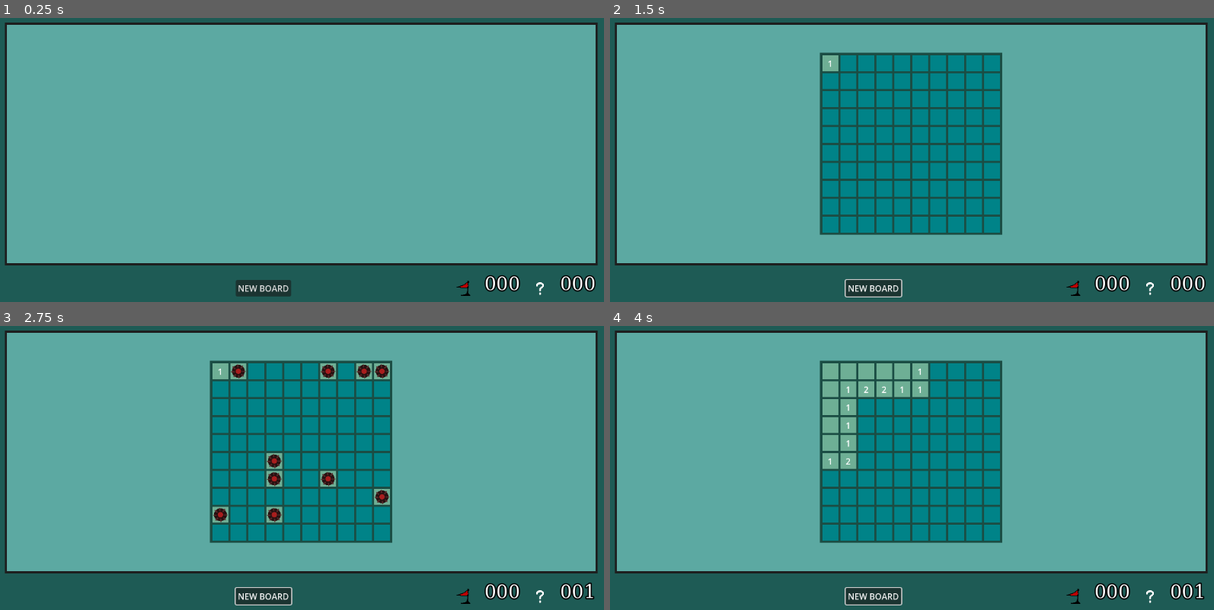
Above: before the commit, frames 1-4 (two rows, left to right).
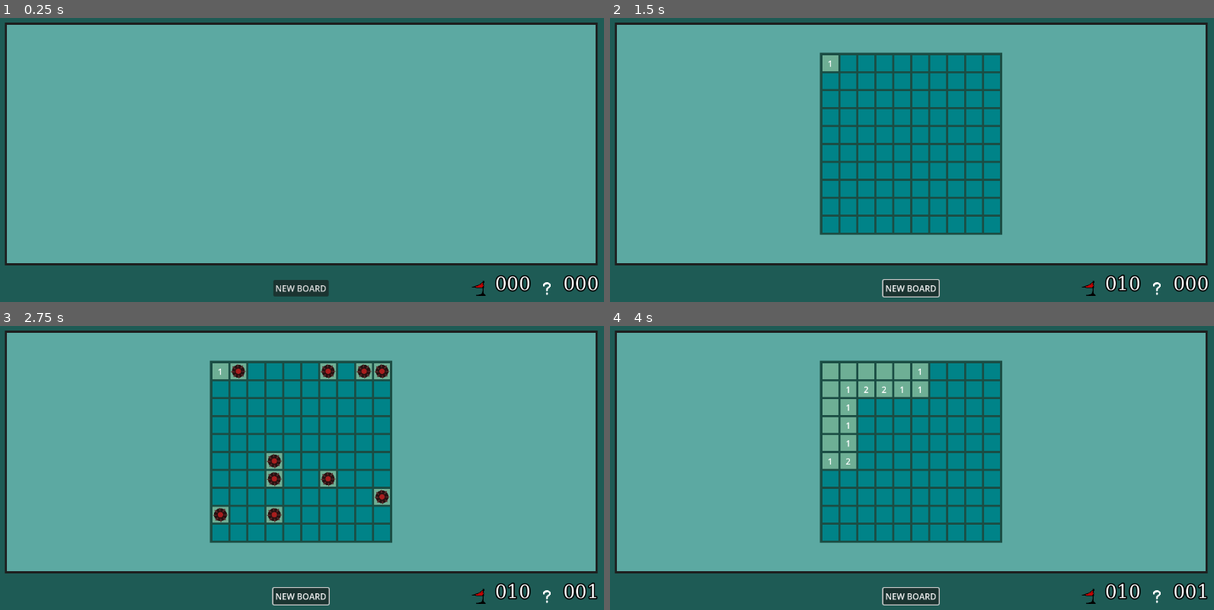
Above: after the commit, the same moments.

Repository: yuris2024/minesweeper
Game: Godot game, scene res://GameManager.tscn
The game is run twice, just before and just after one commit, with the same random seed, the same clock (stepped at 60 frames per second) and the same inputs.
Inputs (mouse positions are in pixels of both pictures, inside the frame that each line leads up to):
- Up to frame 1 (0.25 s): no input
- Up to frame 2 (1.5 s): click "NEW BOARD" at 0.5 s; click "1" at 1.25 s
- Up to frame 3 (2.75 s): click (235, 371) at 2.02 s
- Up to frame 4 (4 s): click "NEW BOARD" at 2.75 s; click (827, 371) at 3.5 s

The runs differ from the first frame. In frame 1, 1.5% of the frame differs, in the area x 39-100%, y 90-99%; in frame 2, 1.6%, in the area x 38-100%, y 90-99%; in frame 3, 1.6%; in frame 4, 1.6%.

Commit message:
Implement flag counter

Diff:
--- a/GameBoard.gd
+++ b/GameBoard.gd
@@ -7,9 +7,11 @@
 var board_mines = []
 var is_populated: bool = false
 var cell_scene: PackedScene = preload("res://cell.tscn")
-var open_cells = 0
-var game_lost = false
+var open_cells: int = 0
+var game_lost: bool = false
 @onready var gridcontainer_path = $ColorRect/GridContainer
+
+signal flagged2
 
 # Called when the node enters the scene tree for the first time.
 func _ready():
@@ -79,13 +81,15 @@
 			# Avoid going out of grid's bounds:
 			if !((i < 0) or (j < 0) or (i > grid_rows - 1) or (j > grid_cols - 1)):
 				var adjacent_cell = $ColorRect/GridContainer.get_child(get_cell_index(Vector2(i,j)))
-				if (adjacent_cell.is_mine): count += 1
-	if (cell.is_mine): count -= 1
+				if adjacent_cell.is_mine: count += 1
+	if cell.is_mine: count -= 1
 	return count
+
 
 func set_qk_reveal_and_mines():
 	for i in (grid_cols * grid_rows):
 		var cell = $ColorRect/GridContainer.get_child(i-1)
+		cell.connect("flagged",_on_flagged)
 		if !cell.is_mine:
 			if !cell.adjacent_mines:
 			# Blank cells have all safe adjacent cells, so let's go ahead and
@@ -93,8 +97,11 @@
 				cell.connect("attempt_quick_reveal",_reveal_adjacent)
 			else:
 				cell.connect("attempt_quick_reveal",_quick_reveal)
-		if i in board_mines:
+		else:
 			cell.connect("gameover",_on_gameover)
+
+func _on_flagged(flag):
+	flagged2.emit(int(flag))
 
 func _quick_reveal(cell):
 # Use when player has fully flagged a given number cell and clicks it.
@@ -119,6 +126,9 @@
 				adjacent_cell._reveal()
 
 #region: Game Control functions
+#func _on_flagged(flag):
+	#cells_flagged += flag
+
 func _on_gameover(): # Triggered when player reveals a mine cell.
 	game_lost = true
 	for i in board_mines:
--- a/GameManager.gd
+++ b/GameManager.gd
@@ -2,13 +2,26 @@
 var time = 0
 var board_scene: PackedScene = preload("res://GameBoard.tscn")
 @onready var board_container = $Panel/Vboxcontainer/MarginContainer/BoardContainer
+var current_rows = 10
+var current_cols = 10
+var current_mines = 10
+var cells_flagged = 0
+var cells_to_flag
 
 # Called when the node enters the scene tree for the first time.
 func _ready():
 	$Panel/Vboxcontainer/HBoxContainer2/NewGameButton.process_mode = Node.PROCESS_MODE_ALWAYS
 
 func _on_new_game_button_pressed():
-	# remove old board first
+	remove_old_board()
+	time = 0
+	$Timer.start() # CHANGE THIS SO IT STARTS ONLY AFTER PLAYER'S FIRST CLICK
+	request_new_board(current_rows, current_cols, current_mines)
+	get_tree().paused = false
+	cells_to_flag = current_mines
+	$Panel/Vboxcontainer/HBoxContainer2/HBoxContainer/FlagCounter.text = format_counter(cells_to_flag)
+
+func remove_old_board():
 	var children = board_container.get_children()
 	for i in children:
 		if !(i is GameBoard):
@@ -16,14 +29,11 @@
 		i.queue_free()
 		board_container.remove_child(i)
 
-	get_tree().paused = false
-	time = 0
-	$Timer.start() # CHANGE THIS SO IT STARTS ONLY AFTER PLAYER'S FIRST CLICK
-
-	# Generate board
+func request_new_board(rows, cols, mines):
 	var new_board = board_scene.instantiate()
-	new_board.load_new_board(10,10,10)
+	new_board.load_new_board(rows,cols,mines)
 	board_container.add_child(new_board)
+	new_board.connect("flagged2",_on_flagged2)
 
 # Called every frame. 'delta' is the elapsed time since the previous frame.
 func _process(delta):
@@ -31,10 +41,16 @@
 
 func _on_timer_timeout():
 	time += 1
-	var label = $Panel/Vboxcontainer/HBoxContainer2/HBoxContainer/TimeCounter
-	if time < 10:
-		label.text = "00" + str(time)
-	elif time >= 10 and time < 100:
-		label.text = "0" + str(time)
+	$Panel/Vboxcontainer/HBoxContainer2/HBoxContainer/TimeCounter.text = format_counter(time)
+
+func _on_flagged2(flag):
+	cells_to_flag -= flag
+	$Panel/Vboxcontainer/HBoxContainer2/HBoxContainer/FlagCounter.text = format_counter(cells_to_flag)
+
+func format_counter(num):
+	if num < 10:
+		return "00" + str(num)
+	elif num >= 10 and num < 100:
+		return "0" + str(num)
 	else:
-		label.text = str(time)
+		return str(num)
--- a/GameManager.tscn
+++ b/GameManager.tscn
@@ -75,6 +75,7 @@
 layout_mode = 2
 size_flags_horizontal = 6
 size_flags_vertical = 4
+size_flags_stretch_ratio = 2.0
 theme_override_styles/normal = SubResource("StyleBoxEmpty_tiwbh")
 theme_override_styles/pressed = SubResource("StyleBoxEmpty_umvvy")
 toggle_mode = true
@@ -92,7 +93,7 @@
 size_flags_horizontal = 3
 size_flags_stretch_ratio = 2.0
 
-[node name="MineCtIcon" type="TextureRect" parent="Panel/Vboxcontainer/HBoxContainer2/HBoxContainer"]
+[node name="FlagCounter2" type="TextureRect" parent="Panel/Vboxcontainer/HBoxContainer2/HBoxContainer"]
 custom_minimum_size = Vector2(30, 30)
 layout_mode = 2
 size_flags_horizontal = 6
@@ -100,7 +101,7 @@
 texture = ExtResource("3_gifjn")
 expand_mode = 1
 
-[node name="MineCounter" type="Label" parent="Panel/Vboxcontainer/HBoxContainer2/HBoxContainer"]
+[node name="FlagCounter" type="Label" parent="Panel/Vboxcontainer/HBoxContainer2/HBoxContainer"]
 custom_minimum_size = Vector2(50, 50)
 layout_mode = 2
 size_flags_horizontal = 6
--- a/cell.gd
+++ b/cell.gd
@@ -11,6 +11,7 @@
 
 signal gameover
 signal attempt_quick_reveal
+signal flagged
 
 func _ready():
 	add_theme_stylebox_override("normal",style_box)
@@ -54,9 +55,11 @@
 		if !is_flagged and !is_open:
 			icon = load("res://art/skin_" + str(skin) + "/flag.png")
 			is_flagged = 1
+			flagged.emit(1)
 		elif is_flagged == 1 and !is_open:
 			icon = load("res://art/skin_" + str(skin) + "/qmark.png")
 			is_flagged = 2
+			flagged.emit(-1)
 		else:
 			icon = null
 			is_flagged = 0
